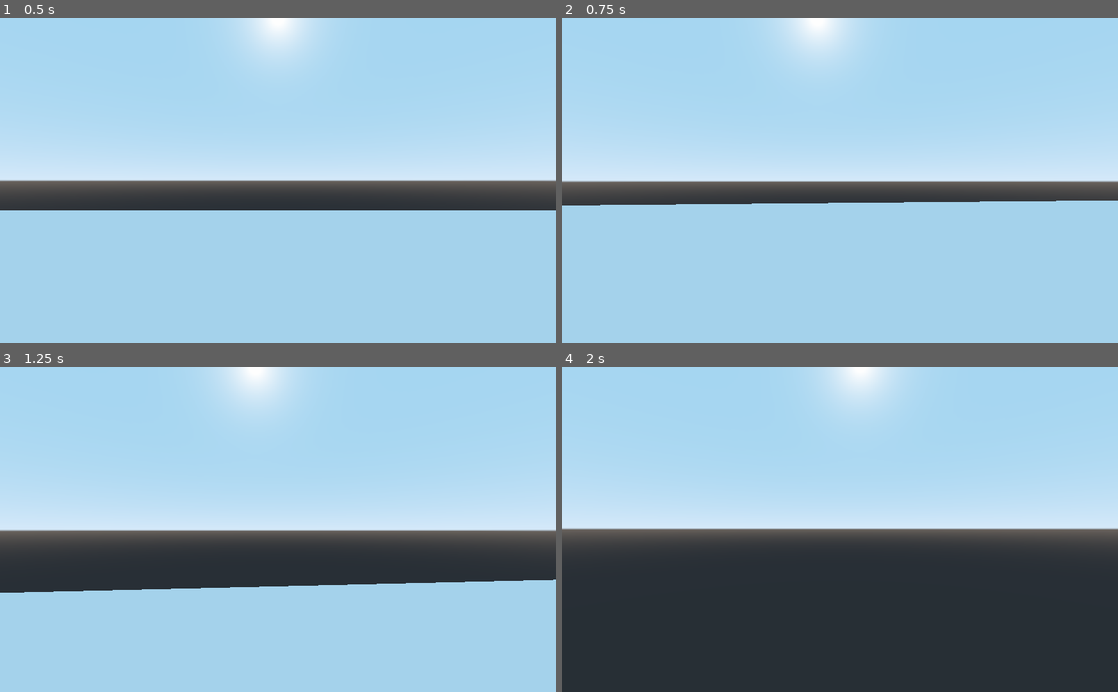
Above: before the commit, frames 1-4 (two rows, left to right).
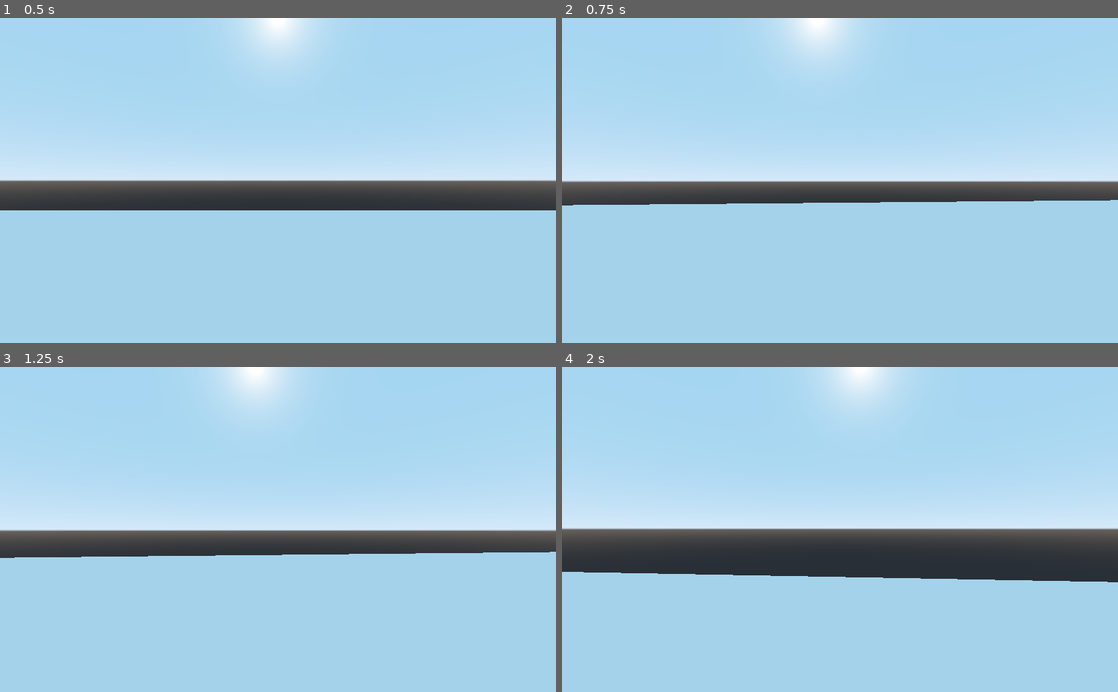
Above: after the commit, the same moments.

Repository: BoopEnthusiast/Cringe-Corp
Game: Godot game, scene res://main level.tscn
The game is run twice, just before and just after one commit, with the same random seed, the same clock (stepped at 60 frames per second) and the same inputs.
Inputs (mouse positions are in pixels of both pictures, inside the frame that each line leads up to):
- Up to frame 1 (0.5 s): no input
- Up to frame 2 (0.75 s): move the mouse to (867, 180) at 0.52 s; hold W (move_forward) from 0.53 s (still down); hold Ctrl (slide) from 0.53 s (still down)
- Up to frame 3 (1.25 s): keep holding W (move_forward); keep holding Ctrl (slide); tap Space (jump) at 0.77 s
- Up to frame 4 (2 s): keep holding W (move_forward); move the mouse to (812, 529) at 1.27 s; release Ctrl (slide) at 1.28 s; tap Ctrl (slide) at 1.35 s; tap Space (jump) at 1.52 s

Frame 1 is identical in both runs. In frame 2, less than 0.1% of the frame differs, in the area x 2-100%, y 55-58%; in frame 3, 9.7%; in frame 4, 35%, in the area x 0-100%, y 63-100%.

Commit message:
Messing with ideas of how to get active speed
Toying around in call and spit-ballin idea
(we out here ballin)

Diff:
--- a/Godot project/Player.gd
+++ b/Godot project/Player.gd
@@ -1,11 +1,10 @@
 extends KinematicBody
 
 var speed = 7
-var slide_speed = 50
 const ACCEL_DEFAULT = 7
 const DECCEL_DEFAULT = 1
 const ACCEL_AIR = 1
-const ACCEL_SLIDE = 1
+const ACCEL_SLIDE = 50
 const MIN_VELOCITY = 1
 onready var accel = ACCEL_DEFAULT
 var gravity = 9.8
@@ -61,7 +60,7 @@
 		direction = Vector3(h_input, 0, -1).rotated(Vector3.UP, h_rot).normalized()
 
 	#jumping and gravity
-	if is_on_floor():
+	if is_on_floor() and not Input.is_action_pressed("slide"):
 		snap = -get_floor_normal()
 		accel = ACCEL_DEFAULT
 		gravity_vec = Vector3.ZERO
@@ -79,18 +78,14 @@
 		testing = true
 	if Input.is_action_pressed("slide") and is_on_floor():
 		snap = Vector3.ZERO
-		if sliding == false:
-			slide_speed = 50
 		sliding = true
-		if slide_speed > 0:
-			slide_speed -= ACCEL_SLIDE
+		accel = ACCEL_SLIDE
+		gravity_vec = Vector3.ZERO
 
 	#make it move
 	velocity = velocity.linear_interpolate(direction * speed, accel * delta)
-	if sliding:
-		velocity = velocity.linear_interpolate(direction * slide_speed, accel * delta)
 	movement = velocity + gravity_vec
-	print(slide_speed)
 	print(velocity)
+	print(accel)
 # warning-ignore:return_value_discarded
 	move_and_slide_with_snap(movement, snap, Vector3.UP)
--- a/Godot project/main level.tscn
+++ b/Godot project/main level.tscn
@@ -37,3 +37,8 @@
 
 [node name="Camera" type="Camera" parent="KinematicBody/KinematicBody"]
 transform = Transform( 1, 0, 0, 0, 1, 0, 0, 0, 1, -0.00479031, 1.08764, -0.000983238 )
+
+[node name="GridMap" type="GridMap" parent="."]
+__meta__ = {
+"_editor_clip_": 0
+}
